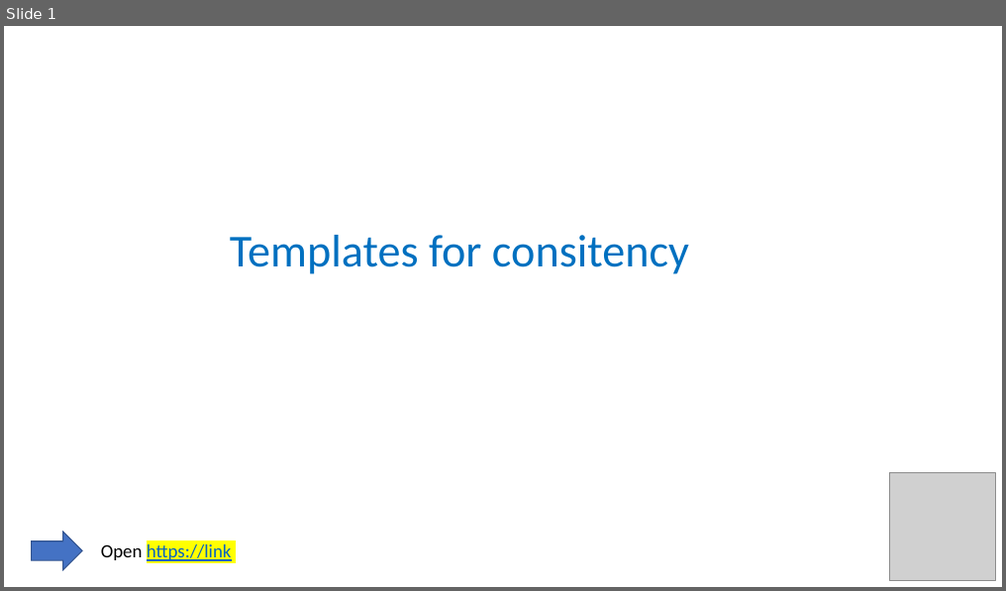
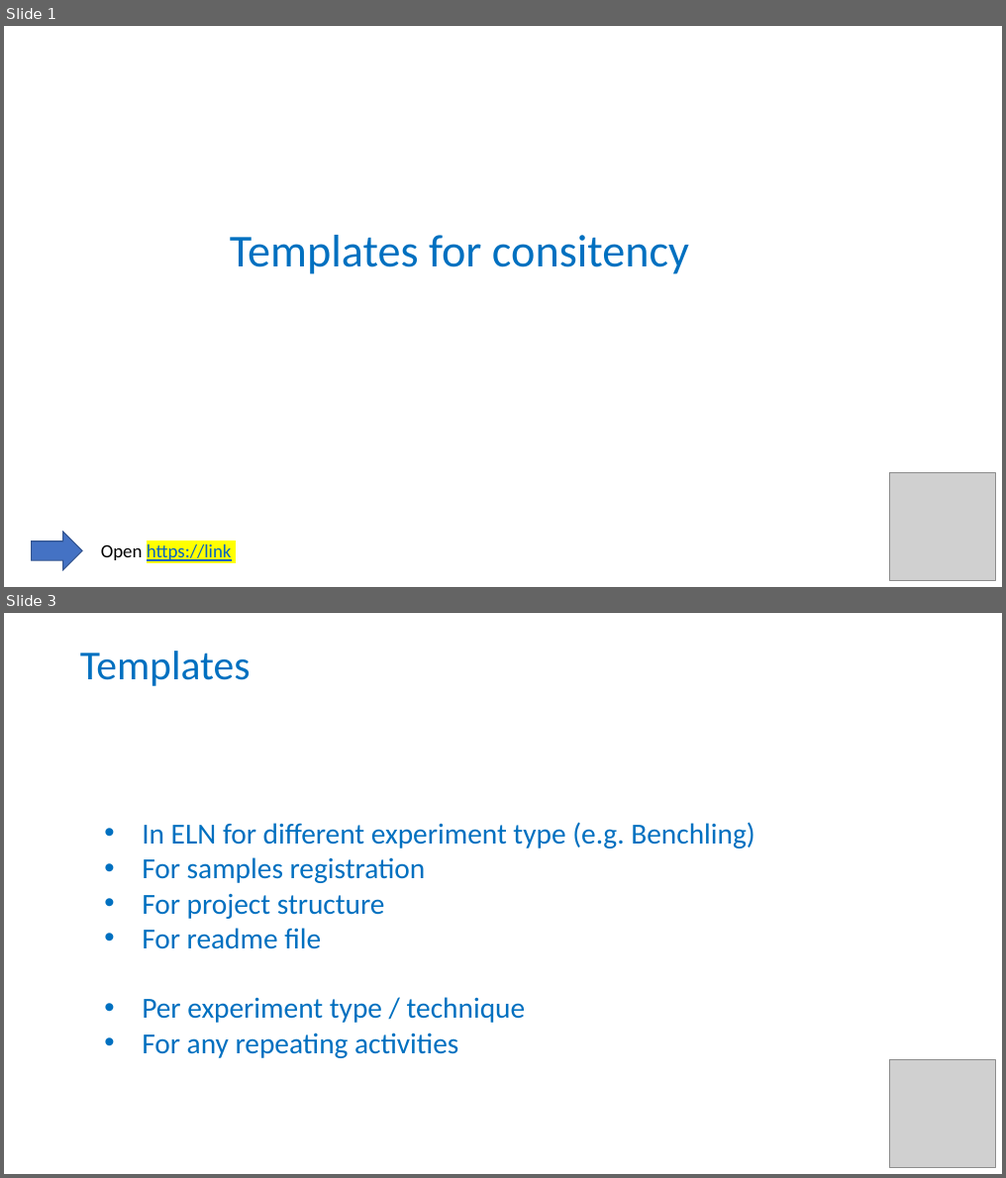
Before and after one commit to carpentries-incubator/fair-bio-practice, a slide deck: instructors/12-Templates.pptx. Shown one above the other, each under a label of ours: slide 1 before the commit, slides 1 and 3 after it; the slides between them are not shown. The pictures are 1006x591 and 1006x1178 pixels, drawn with LibreOffice and Linux fonts; fonts in the diff are those of the drawing; grey boxes stand for pictures. Boxes give left, top, right and bottom in pixels: in the first picture for what was removed or moved away, otherwise in the second. Text is boxed around its words. In the diff, an @@ line names an element or a change of style, - is before the commit and + after.

```diff
--- a/instructors/12-Templates.pptx
+++ b/instructors/12-Templates.pptx
@@ slide 3 added at <box>4,613,1002,1174</box>, background #FFFFFF @@
@@ title added at <box>80,651,251,686</box>, 39.6 pt, text #0070C0 @@
+Templates
@@ text added at <box>142,822,754,1059</box>, 28 pt, text #0070C0 @@
+• In ELN for different experiment type (e.g. Benchling)
+• For samples registration
+• For project structure
+• For readme file
+• Per experiment type / technique
+• For any repeating activities
@@ picture added at <box>890,1059,995,1168</box> @@
```
Also in this commit, not shown: 6 other slides added, 1 slide removed, 2 other files.
